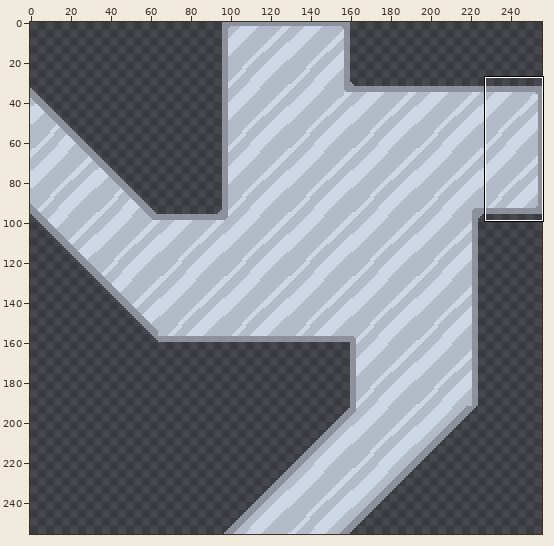
Pixel-art file: tileset/outer_wall_large_plates.aseprite. The first picture is a wide view before the edit; the outline marks the close-up.
Close-up. Before the commit:
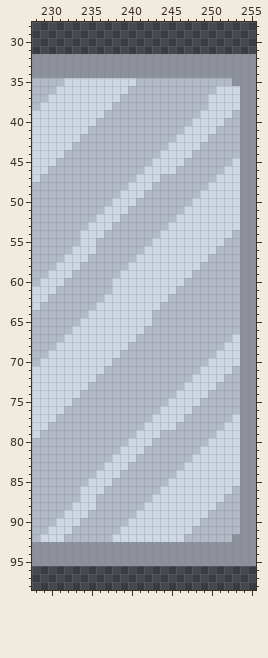
256x256 pixels, 1 frame. Shown: x 228..255, y 28..98. The commit also changed other parts of the picture, which this record leaves out.
And afterwards:
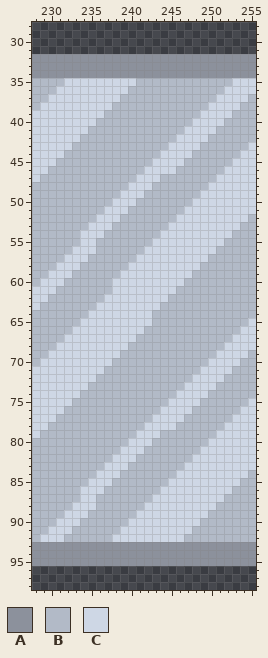
Palette (. is transparent): A #8c919c  B #b2bac7  C #ced7e5
From old to new:
--- layers "borders", "fill"
@@ x 248..255 @@
 34 AAAAAAAA
-35 BBBBBAAA
-36 BBBCCCAA
-37 BBCCCCAA
-38 BBCCCCAA
-39 BCCCCBAA
-40 CCCCBBAA
-41 CCCBBBAA
-42 CCBBBBAA
-43 CBBBBBAA
-44 BBBBBBAA
-45 BBBBBCAA
-46 BBBBCCAA
-47 BBBCCCAA
-48 BBCCCCAA
-49 BCCCCCAA
-50 CCCCCCAA
-51 CCCCCCAA
-52 CCCCCCAA
-53 CCCCCCAA
-54 CCCCCBAA
-55 CCCCBBAA
-56 CCCBBBAA
-57 CCBBBBAA
-58 CBBBBBAA
-59 BBBBBBAA
-60 BBBBBBAA
-61 BBBBBBAA
-62 BBBBBBAA
-63 BBBBBBAA
-64 BBBBBBAA
-65 BBBBBBAA
-66 BBBBBBAA
-67 BBBBBCAA
-68 BBBBCCAA
-69 BBBCCCAA
-70 BBCCCCAA
-71 BCCCCBAA
-72 CCCCBBAA
-73 CCCBBBAA
-74 CCBBBBAA
-75 CBBBBBAA
-76 BBBBBBAA
-77 BBBBBCAA
-78 BBBBCCAA
-79 BBBCCCAA
-80 BBCCCCAA
-81 BCCCCCAA
-82 CCCCCCAA
-83 CCCCCCAA
-84 CCCCCCAA
-85 CCCCCCAA
-86 CCCCCBAA
-87 CCCCBBAA
-88 CCCBBBAA
-89 CCBBBBAA
-90 CBBBBBAA
-91 BBBBBBAA
-92 BBBBBAAA
+35 BBBBBCCC
+36 BBBBCCCC
+37 BBBCCCCB
+38 BBCCCCBB
+39 BCCCCBBB
+40 CCCCBBBB
+41 CCCBBBBB
+42 CCBBBBBB
+43 CBBBBBBC
+44 BBBBBBCC
+45 BBBBBCCC
+46 BBBBCCCC
+47 BBBCCCCC
+48 BBCCCCCC
+49 BCCCCCCC
+50 CCCCCCCC
+51 CCCCCCCC
+52 CCCCCCCB
+53 CCCCCCBB
+54 CCCCCBBB
+55 CCCCBBBB
+56 CCCBBBBB
+57 CCBBBBBB
+58 CBBBBBBB
+59 BBBBBBBB
+60 BBBBBBBB
+61 BBBBBBBB
+62 BBBBBBBB
+63 BBBBBBBB
+64 BBBBBBBB
+65 BBBBBBBC
+66 BBBBBBCC
+67 BBBBBCCC
+68 BBBBCCCC
+69 BBBCCCCB
+70 BBCCCCBB
+71 BCCCCBBB
+72 CCCCBBBB
+73 CCCBBBBB
+74 CCBBBBBB
+75 CBBBBBBC
+76 BBBBBBCC
+77 BBBBBCCC
+78 BBBBCCCC
+79 BBBCCCCC
+80 BBCCCCCC
+81 BCCCCCCC
+82 CCCCCCCC
+83 CCCCCCCC
+84 CCCCCCCB
+85 CCCCCCBB
+86 CCCCCBBB
+87 CCCCBBBB
+88 CCCBBBBB
+89 CCBBBBBB
+90 CBBBBBBB
+91 BBBBBBBB
+92 BBBBBBBB
 93 AAAAAAAA
Boxes around the changes in both close-ups, in picture pixels (x1, y1, x2, y2):
changed: (208, 78, 256, 542)
